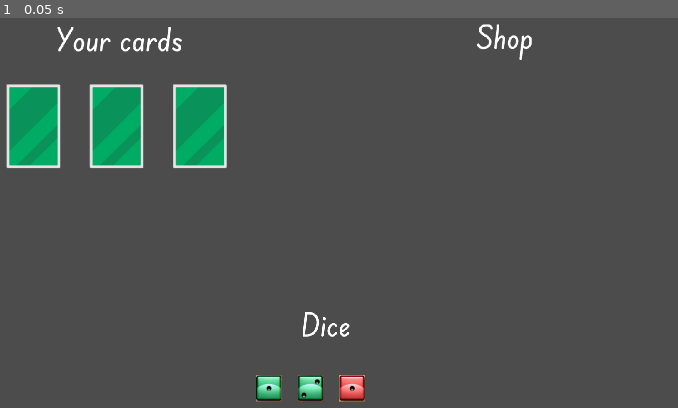
Above: before the commit, frame 1.
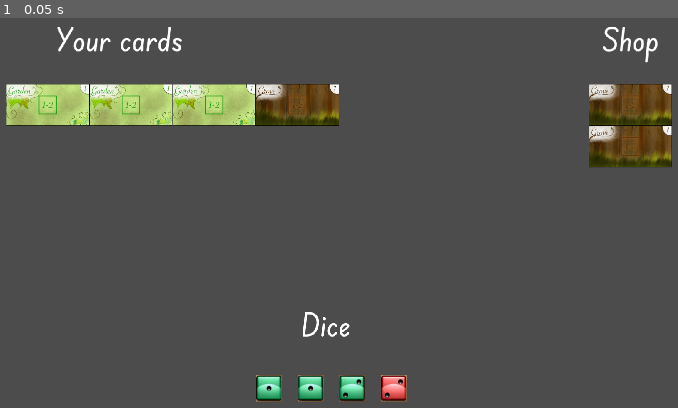
Above: after the commit, the same moment.

Repository: nguyenadam/Little-Village
Game: Godot game, scene res://Game.tscn
Two runs of this game, one before a commit and one after it. Both use one fixed random seed, a clock stepped at 60 frames per second and the inputs below.
Inputs:
- Up to frame 1 (0.05 s): no input

The runs differ from the first frame. In frame 1, 11% of the frame differs, in the area x 0-100%, y 1-99%.

Commit message:
working shop!

Diff:
--- a/BuildingCard.tscn
+++ b/BuildingCard.tscn
@@ -1,23 +1,24 @@
 [gd_scene load_steps=5 format=2]
 
-[ext_resource path="res://Assets/decks/small/deck_4.png" type="Texture" id=1]
+[ext_resource path="res://Assets/card_images/garden.png" type="Texture" id=1]
 [ext_resource path="res://BuildingCard.gd" type="Script" id=2]
 
 [sub_resource type="CanvasItemMaterial" id=1]
 
 [sub_resource type="RectangleShape2D" id=2]
-extents = Vector2( 64.2605, 99.912 )
+extents = Vector2( 98.6705, 49.3743 )
 
 [node name="Node2D" type="Area2D"]
 script = ExtResource( 2 )
 
 [node name="Sprite" type="Sprite" parent="."]
 material = SubResource( 1 )
-position = Vector2( 65.0013, 101.011 )
+position = Vector2( 99.8561, 49.9336 )
+scale = Vector2( 0.39, 0.39 )
 texture = ExtResource( 1 )
 
 [node name="CollisionShape2D" type="CollisionShape2D" parent="."]
-position = Vector2( 65.5899, 101.212 )
+position = Vector2( 99.4823, 49.4815 )
 shape = SubResource( 2 )
 
 [connection signal="mouse_entered" from="." to="." method="_on_Node2D_mouse_entered"]
--- a/Card.gd
+++ b/Card.gd
@@ -1,5 +1,6 @@
 extends Node2D
 
+var id
 var title
 var cost
 var output
@@ -32,11 +33,15 @@
 		return
 	var card_data = data_parse.result
 
+	id = name
 	title = card_data[name].name
-	cost = card_data[name].cost
+	cost = []
+	for dice in card_data[name].cost:
+		cost.append(dice.values())
 	output = card_data[name].output
 	description = card_data[name].descr
 	type = card_data[name].type
 	workers_required = card_data[name].workers
 
+	$Sprite.set_texture(load("res://" + card_data[name].image_path))
 	print("Card Created!")
--- a/Card.tscn
+++ b/Card.tscn
@@ -1,6 +1,6 @@
 [gd_scene load_steps=4 format=2]
 
-[ext_resource path="res://Assets/decks/small/deck_4.png" type="Texture" id=1]
+[ext_resource path="res://Assets/card_images/garden.png" type="Texture" id=1]
 [ext_resource path="res://Card.gd" type="Script" id=2]
 
 [sub_resource type="CanvasItemMaterial" id=1]
@@ -10,5 +10,6 @@
 
 [node name="Sprite" type="Sprite" parent="."]
 material = SubResource( 1 )
-position = Vector2( 65.0013, 101.011 )
+position = Vector2( 99.8561, 49.9336 )
+scale = Vector2( 0.39, 0.39 )
 texture = ExtResource( 1 )
--- a/Game.gd
+++ b/Game.gd
@@ -2,9 +2,14 @@
 
 var player_cards = []
 var current_dice = []
+var dice_obj_list = []
+var current_shop = []
 var card_template = preload('res://BuildingCard.tscn')
+var shop_card_template = preload('res://ShopCard.tscn')
 var dice_template = preload('res://Dice.tscn')
 var player_level
+
+const ColorOrder = ['green', 'brown', 'yellow', 'gray']
 
 # Called when the node enters the scene tree for the first time.
 func _ready():
@@ -22,12 +27,21 @@
 	self.add_child(garden2)
 	player_cards.append(garden2)
 
+	var garden3 = card_template.instance()
+	garden3.init('garden')
+	self.add_child(garden3)
+	player_cards.append(garden3)
+
 	var grove = card_template.instance()
 	grove.init('grove')
 	self.add_child(grove)
 	player_cards.append(grove)
 
+	generate_shop_card()
+	generate_shop_card()
+
 	render_cards()
+	render_shop()
 	run_turn()
 
 # Called every frame. 'delta' is the elapsed time since the previous frame.
@@ -39,20 +53,122 @@
 	for card in player_cards:
 		current_dice.append_array(card.get_dice())
 	print(current_dice)
+	current_dice.sort_custom(self, "dice_sort")
 	render_dice()
+
+func generate_player_card(name):
+	var card = card_template.instance()
+	card.init(name)
+	self.add_child(card)
+	player_cards.append(card)
+	render_cards()
+
+func generate_shop_card():
+	var card = shop_card_template.instance()
+	card.init('grove')
+	self.add_child(card)
+	current_shop.append(card)
+	card.connect("clicked", self, "handle_shop_card_click")
+	return card
 
 func _input(ev):
 	# end turn
 	if ev is InputEventKey and ev.scancode == KEY_T:
 		pass
 
+func handle_shop_card_click(card):
+	print("Clicked " + card.title)
+	var required_dice = card.cost
+	var dice_to_use = []
+
+	## assume dice are sorted
+	var current_check = 0
+	for die in current_dice:
+		if current_check >= len(required_dice):
+			break
+		if die[0] == required_dice[current_check][0] and die[1] >= required_dice[current_check][1]:
+				# we have a valid dice!
+				dice_to_use.append(die)
+				current_check += 1
+	if current_check >= len(required_dice):
+		print("Yes buy")
+		# try to remove dice
+		if remove_dice(required_dice):
+			# gives the play a card
+			generate_player_card(card.id)
+			# removes the card from the shop
+			for i in len(current_shop):
+				var curcard = current_shop[i]
+				if curcard.id == card.id:
+					print("Card removed!")
+					current_shop.remove(i)
+					curcard.queue_free()
+					break
+			render_cards()
+			render_shop()
+	else:
+		print("No buy")
+
+## rendering functions
+
 func render_cards():
 	for i in len(player_cards):
 		player_cards[i].position = Vector2(i * 200 + 200, 200)
+
+func render_shop():
+	for i in len(current_shop):
+		current_shop[i].position = Vector2(1600, 200 + i * 100)
 
 func render_dice():
 	for i in len(current_dice):
 		var dice = dice_template.instance()
 		dice.set_texture(current_dice[i][0], current_dice[i][1])
 		self.add_child(dice)
+		dice_obj_list.append(dice)
 		dice.position = Vector2(i * 100 + 800, 900)
+
+func derender_dice():
+	for die in dice_obj_list:
+		die.free()
+
+## utility functions
+
+func remove_dice(dice_to_remove):
+	derender_dice()
+	# assume both lists are sorted
+	assert(len(dice_to_remove) <= len(current_dice))
+	var current_to_remove = 0
+	var current_in_list = 0
+	var dice_list = current_dice.duplicate(true)
+	while (current_to_remove < len(dice_to_remove) and current_in_list < len(dice_list)):
+		if dice_list[current_in_list][0] == dice_to_remove[current_to_remove][0] and dice_list[current_in_list][1] >= dice_to_remove[current_to_remove][1]:
+			dice_list.remove(current_in_list)
+			current_to_remove += 1
+		else:
+			current_in_list += 1
+
+	if current_to_remove == len(dice_to_remove):
+		# sucessfully removed all things
+		current_dice = dice_list
+		print(current_dice)
+		render_dice()
+		return true
+	else:
+		# unable to remove all things
+		print("Unable to remove")
+		render_dice()
+		return false
+
+func dice_sort(a, b):
+	if a[0] != b[0]:
+		return ColorOrder.find(a[0]) < ColorOrder.find(b[0])
+	else:
+		return a[1] < b[1]
+
+func are_array_equal(a, b):
+	if len(a) != len(b):
+		return false
+	for i in len(a):
+		if a[i] != b[i]:
+			return false
+	return true
--- a/Game.tscn
+++ b/Game.tscn
@@ -21,10 +21,10 @@
 }
 
 [node name="Shop" type="RichTextLabel" parent="."]
-margin_left = 1225.38
-margin_top = 37.3755
-margin_right = 1573.38
-margin_bottom = 184.375
+margin_left = 1527.38
+margin_top = 43.3755
+margin_right = 1875.38
+margin_bottom = 190.375
 rect_pivot_offset = Vector2( 219.938, 147 )
 custom_fonts/normal_font = ExtResource( 2 )
 bbcode_enabled = true
--- a/ShopCard.gd
+++ b/ShopCard.gd
@@ -1,7 +1,10 @@
 extends "res://Card.gd"
-
-var mouse_in = false
+signal clicked(node)
 
 func _on_Node2D_mouse_entered():
-	print("MOUSE ENTERED!")
-	pass # Replace with function body.
+	#print("MOUSE ENTERED!")
+	pass
+
+func _on_Node2D_input_event(viewport, event, shape_idx):
+	if Input.is_action_pressed("mouse_button_left"):
+		emit_signal("clicked", self)
--- a/ShopCard.tscn
+++ b/ShopCard.tscn
@@ -1,23 +1,25 @@
 [gd_scene load_steps=5 format=2]
 
-[ext_resource path="res://Assets/decks/small/deck_4.png" type="Texture" id=1]
+[ext_resource path="res://Assets/card_images/garden.png" type="Texture" id=1]
 [ext_resource path="res://ShopCard.gd" type="Script" id=2]
 
 [sub_resource type="CanvasItemMaterial" id=1]
 
 [sub_resource type="RectangleShape2D" id=2]
-extents = Vector2( 64.2605, 99.912 )
+extents = Vector2( 100.159, 49.9992 )
 
 [node name="Node2D" type="Area2D"]
 script = ExtResource( 2 )
 
 [node name="Sprite" type="Sprite" parent="."]
 material = SubResource( 1 )
-position = Vector2( 65.0013, 101.011 )
+position = Vector2( 99.8561, 49.9336 )
+scale = Vector2( 0.39, 0.39 )
 texture = ExtResource( 1 )
 
 [node name="CollisionShape2D" type="CollisionShape2D" parent="."]
-position = Vector2( 65.5899, 101.212 )
+position = Vector2( 98.9778, 50.813 )
 shape = SubResource( 2 )
 
+[connection signal="input_event" from="." to="." method="_on_Node2D_input_event"]
 [connection signal="mouse_entered" from="." to="." method="_on_Node2D_mouse_entered"]
--- a/project.godot
+++ b/project.godot
@@ -19,6 +19,14 @@
 window/size/width=1920
 window/size/height=1080
 
+[input]
+
+mouse_button_left={
+"deadzone": 0.5,
+"events": [ Object(InputEventMouseButton,"resource_local_to_scene":false,"resource_name":"","device":0,"alt":false,"shift":false,"control":false,"meta":false,"command":false,"button_mask":0,"position":Vector2( 0, 0 ),"global_position":Vector2( 0, 0 ),"factor":1.0,"button_index":1,"pressed":false,"doubleclick":false,"script":null)
+ ]
+}
+
 [physics]
 
 common/enable_pause_aware_picking=true
Binary file added: Assets/card_images/garden.png
Not shown, added: Assets/card_images/garden.png.import
Binary file added: Assets/card_images/grove.png
Not shown, added: Assets/card_images/grove.png.import
Binary file added: Assets/card_images/storage_hut.png
Not shown, added: Assets/card_images/storage_hut.png.import
Binary file added: Assets/card_images/wheat_field.png
Not shown, added: Assets/card_images/wheat_field.png.import
